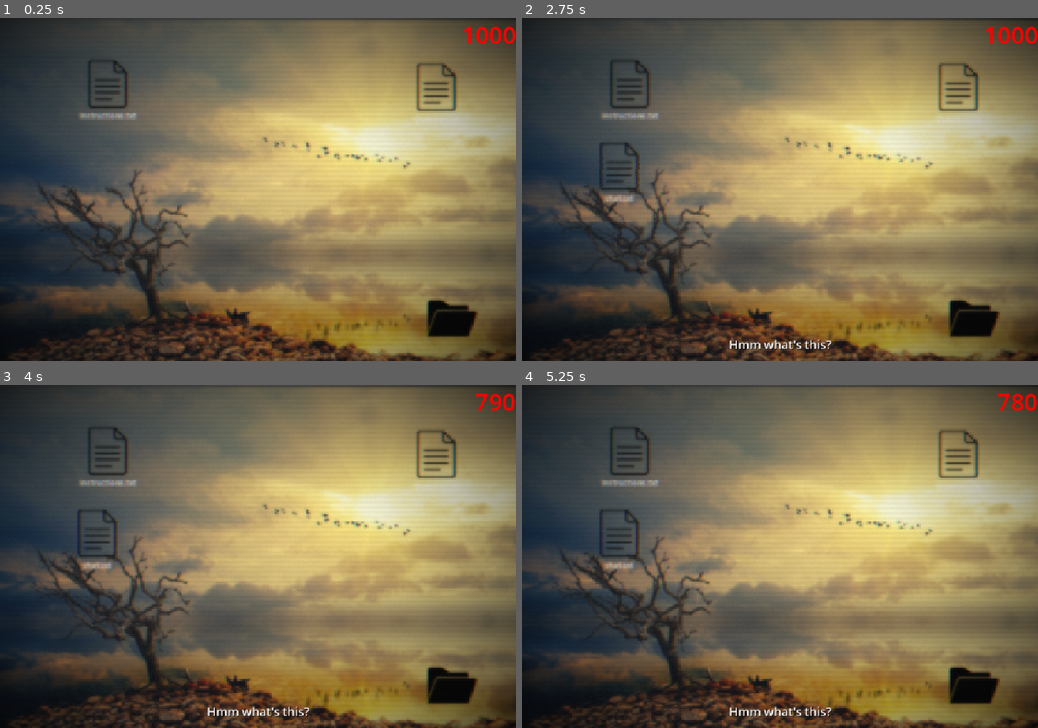
Above: before the commit, frames 1-4 (two rows, left to right).
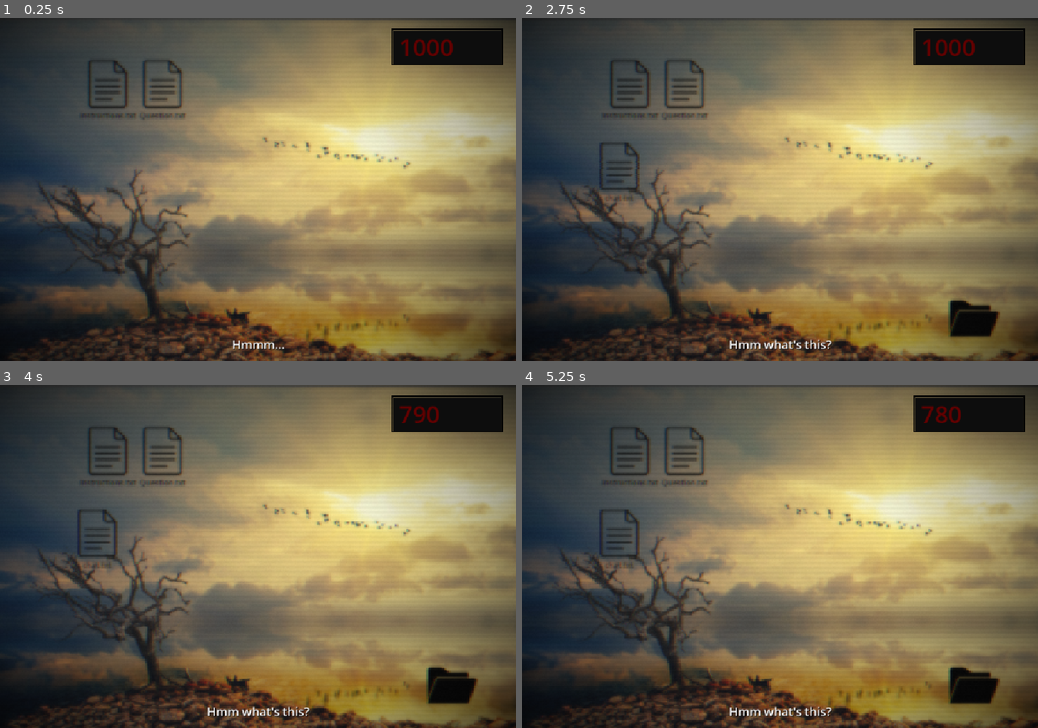
Above: after the commit, the same moments.

Repository: SengulC/pdoom
Game: Godot game, scene res://scenes/level.tscn
Same seed, same stepped clock (60 frames per second), same inputs: the game is played once before the commit and once after it.
Inputs:
- Up to frame 1 (0.25 s): no input
- Up to frame 2 (2.75 s): click "Instructions.txt" at 0.5 s; click "Question.txt" at 1.25 s; click "Instructions.txt" at 2 s
- Up to frame 3 (4 s): click "chat.txt" at 2.75 s; click "chat.txt" at 3.5 s
- Up to frame 4 (5.25 s): click "Question.txt" at 4.25 s; click "chat.txt" at 5 s

The runs differ from the first frame. In frame 1, 4.6% of the frame differs, in the area x 15-100%, y 2-97%; in frame 2, 3.7%; in frame 3, 3.7%; in frame 4, 3.7%.

Commit message:
visualstuff + folder hidden at start

Diff:
--- /dev/null
+++ b/pdoom-game/assets/resources/question_file.tres
@@ -0,0 +1,8 @@
+[gd_resource type="Resource" script_class="FileContent" format=3 uid="uid://bpb5tktt406iy"]
+
+[ext_resource type="Script" uid="uid://ddjek2drohv5m" path="res://scripts/file_content.gd" id="1_qsbdj"]
+
+[resource]
+script = ExtResource("1_qsbdj")
+content = "XAE ? SH71 ! ?"
+metadata/_custom_type_script = "uid://ddjek2drohv5m"
--- a/pdoom-game/assets/resources/test_file.tres
+++ /dev/null
@@ -1,8 +0,0 @@
-[gd_resource type="Resource" script_class="FileContent" format=3 uid="uid://bpb5tktt406iy"]
-
-[ext_resource type="Script" uid="uid://ddjek2drohv5m" path="res://scripts/file_content.gd" id="1_7dbid"]
-
-[resource]
-script = ExtResource("1_7dbid")
-content = "HIIIIIIIII"
-metadata/_custom_type_script = "uid://ddjek2drohv5m"
--- a/pdoom-game/scenes/file.tscn
+++ b/pdoom-game/scenes/file.tscn
@@ -36,5 +36,7 @@
 offset_bottom = 28.0
 grow_horizontal = 2
 grow_vertical = 0
+theme_override_colors/font_color = Color(0, 0, 0, 1)
+theme_override_colors/font_shadow_color = Color(0.7490196, 0.7490196, 0.7490196, 0.21176471)
 text = "File.txt"
 horizontal_alignment = 1
--- a/pdoom-game/scenes/file_popup.tscn
+++ b/pdoom-game/scenes/file_popup.tscn
@@ -1,9 +1,53 @@
 [gd_scene format=3 uid="uid://j322c0mbxv58"]
 
 [ext_resource type="Script" uid="uid://d0d712jm1iqtq" path="res://scripts/file_popup.gd" id="1_8ciud"]
+[ext_resource type="Texture2D" uid="uid://uvkpmo31fiv4" path="res://assets/images/window.png" id="1_4647o"]
 
-[node name="FilePopup" type="ColorRect" unique_id=1449711572 groups=["filePopup"]]
+[node name="FilePopup" type="TextureRect" unique_id=1509778168 groups=["filePopup"]]
+self_modulate = Color(0, 0, 0, 1)
 z_index = 5
+anchors_preset = 8
+anchor_left = 0.5
+anchor_top = 0.5
+anchor_right = 0.5
+anchor_bottom = 0.5
+offset_left = -270.5
+offset_top = -270.5
+offset_right = 270.5
+offset_bottom = 270.5
+grow_horizontal = 2
+grow_vertical = 2
+texture = ExtResource("1_4647o")
+script = ExtResource("1_8ciud")
+
+[node name="Button" type="Button" parent="." unique_id=1600773996]
+layout_mode = 1
+anchors_preset = 1
+anchor_left = 1.0
+anchor_right = 1.0
+offset_left = -113.5
+offset_top = 38.5
+offset_right = -55.5
+offset_bottom = 69.5
+grow_horizontal = 0
+text = "CLOSE"
+
+[node name="ColorRect" type="ColorRect" parent="." unique_id=2071032087]
+layout_mode = 1
+anchors_preset = 15
+anchor_right = 1.0
+anchor_bottom = 1.0
+offset_left = 58.499992
+offset_top = 67.50001
+offset_right = 181.6825
+offset_bottom = 38.405518
+grow_horizontal = 2
+grow_vertical = 2
+scale = Vector2(0.6399988, 0.8399988)
+color = Color(0, 0, 0, 1)
+
+[node name="Container" type="MarginContainer" parent="." unique_id=1418792197]
+layout_mode = 1
 anchors_preset = 8
 anchor_left = 0.5
 anchor_top = 0.5
@@ -13,19 +57,6 @@
 offset_top = -200.0
 offset_right = 250.0
 offset_bottom = 200.0
-grow_horizontal = 2
-grow_vertical = 2
-mouse_filter = 1
-color = Color(0, 0, 0, 1)
-script = ExtResource("1_8ciud")
-
-[node name="Container" type="MarginContainer" parent="." unique_id=1418792197]
-layout_mode = 1
-anchors_preset = 15
-anchor_right = 1.0
-anchor_bottom = 1.0
-offset_right = 100.0
-offset_bottom = 100.0
 grow_horizontal = 2
 grow_vertical = 2
 theme_override_constants/margin_left = 50
@@ -91,16 +122,6 @@
 mouse_filter = 1
 text = "Option 1"
 
-[node name="Button" type="Button" parent="." unique_id=1600773996]
-layout_mode = 1
-anchors_preset = 1
-anchor_left = 1.0
-anchor_right = 1.0
-offset_left = -8.0
-offset_bottom = 8.0
-grow_horizontal = 0
-text = "CLOSE"
-
+[connection signal="pressed" from="Button" to="." method="_on_popup_close_button_pressed"]
 [connection signal="pressed" from="Container/VBoxContainer/Buttons/Button" to="." method="_on_user_choice_button_pressed"]
 [connection signal="pressed" from="Container/VBoxContainer/Buttons/Button2" to="." method="_on_user_choice_button_pressed"]
-[connection signal="pressed" from="Button" to="." method="_on_popup_close_button_pressed"]
--- a/pdoom-game/scenes/folder_popup.tscn
+++ b/pdoom-game/scenes/folder_popup.tscn
@@ -6,7 +6,7 @@
 [sub_resource type="RectangleShape2D" id="RectangleShape2D_w2pfo"]
 size = Vector2(518, 422)
 
-[node name="FolderPopup" type="ColorRect" unique_id=1449711572 groups=["filePopup", "folderPopup"]]
+[node name="FolderPopup" type="TextureRect" unique_id=192929488 groups=["filePopup", "folderPopup"]]
 z_index = 5
 anchors_preset = 8
 anchor_left = 0.5
@@ -19,10 +19,17 @@
 offset_bottom = 200.0
 grow_horizontal = 2
 grow_vertical = 2
-mouse_filter = 1
-color = Color(1, 1, 1, 0.1882353)
 script = ExtResource("1_ewifn")
 folder = true
+
+[node name="ColorRect" type="ColorRect" parent="." unique_id=518485925]
+layout_mode = 1
+anchors_preset = 15
+anchor_right = 1.0
+anchor_bottom = 1.0
+grow_horizontal = 2
+grow_vertical = 2
+color = Color(0.23874435, 0.23874438, 0.23874435, 1)
 
 [node name="MarginContainer" type="MarginContainer" parent="." unique_id=273841753]
 layout_mode = 0
@@ -59,5 +66,3 @@
 shape = SubResource("RectangleShape2D_w2pfo")
 
 [connection signal="pressed" from="Button" to="." method="_on_popup_close_button_pressed"]
-[connection signal="mouse_entered" from="FolderPopupArea2D" to="." method="_on_folder_popup_area_mouse_entered"]
-[connection signal="mouse_exited" from="FolderPopupArea2D" to="." method="_on_folder_popup_area_mouse_exited"]
--- a/pdoom-game/scenes/level.tscn
+++ b/pdoom-game/scenes/level.tscn
@@ -6,8 +6,8 @@
 [ext_resource type="Texture2D" uid="uid://55pahtw0s5c8" path="res://assets/images/open-folder.png" id="2_w8frs"]
 [ext_resource type="Script" uid="uid://ck4d565uyrfwx" path="res://scripts/folder.gd" id="3_mx8sn"]
 [ext_resource type="Resource" uid="uid://wit0jdty1iix" path="res://assets/resources/chat_file.tres" id="4_b121j"]
-[ext_resource type="Resource" uid="uid://bpb5tktt406iy" path="res://assets/resources/test_file.tres" id="5_2r41h"]
-[ext_resource type="Resource" uid="uid://b08gbblenyybb" path="res://assets/resources/test_file2.tres" id="7_klq6b"]
+[ext_resource type="Resource" uid="uid://bpb5tktt406iy" path="res://assets/resources/question_file.tres" id="5_2r41h"]
+[ext_resource type="Resource" uid="uid://b08gbblenyybb" path="res://assets/resources/instructions_file.tres" id="7_klq6b"]
 
 [sub_resource type="RectangleShape2D" id="RectangleShape2D_w2pfo"]
 size = Vector2(526, 505.00006)
@@ -64,6 +64,7 @@
 fileRef = "chat.txt"
 
 [node name="Folder" type="TextureRect" parent="DesktopUIControl/FileContainer" unique_id=1177806281]
+visible = false
 layout_mode = 0
 offset_left = 689.0
 offset_top = 577.99994
@@ -82,7 +83,7 @@
 scale = Vector2(0.99999994, 0.99999994)
 shape = SubResource("RectangleShape2D_w2pfo")
 
-[node name="File" parent="." unique_id=963720069 instance=ExtResource("2_w7c3h")]
+[node name="INST" parent="." unique_id=963720069 instance=ExtResource("2_w7c3h")]
 offset_left = 174.0
 offset_top = 87.0
 offset_right = 274.0
@@ -90,11 +91,11 @@
 fileContent = ExtResource("7_klq6b")
 fileRef = "Instructions.txt"
 
-[node name="File2" parent="." unique_id=97602639 instance=ExtResource("2_w7c3h")]
-offset_left = 862.0
-offset_top = 94.0
-offset_right = 962.0
-offset_bottom = 194.0
+[node name="Q" parent="." unique_id=97602639 instance=ExtResource("2_w7c3h")]
+offset_left = 289.0
+offset_top = 87.0
+offset_right = 389.0
+offset_bottom = 187.0
 fileContent = ExtResource("5_2r41h")
 fileRef = "Question.txt"
 
--- a/pdoom-game/scenes/overlay.tscn
+++ b/pdoom-game/scenes/overlay.tscn
@@ -2,6 +2,7 @@
 
 [ext_resource type="Shader" uid="uid://biqbr2uywh8sf" path="res://scripts/overlay2.gdshader" id="2_r2eog"]
 [ext_resource type="Script" uid="uid://dpf4rc8dmpgg3" path="res://scripts/overlay.gd" id="2_sfd0e"]
+[ext_resource type="Texture2D" uid="uid://uvkpmo31fiv4" path="res://assets/images/window.png" id="3_sfd0e"]
 
 [sub_resource type="ShaderMaterial" id="ShaderMaterial_14nai"]
 shader = ExtResource("2_r2eog")
@@ -41,20 +42,7 @@
 mouse_filter = 2
 script = ExtResource("2_sfd0e")
 
-[node name="BudgetLabel" type="Label" parent="." unique_id=253944834 groups=["budgetLabel"]]
-layout_mode = 1
-anchors_preset = 1
-anchor_left = 1.0
-anchor_right = 1.0
-offset_left = -40.0
-offset_bottom = 23.0
-grow_horizontal = 0
-theme_override_colors/font_color = Color(1, 0, 0, 1)
-theme_override_font_sizes/font_size = 50
-text = "BUDGET"
-
 [node name="InnerLabel" type="Label" parent="." unique_id=494897676 groups=["budgetLabel"]]
-visible = false
 layout_mode = 1
 anchors_preset = 7
 anchor_left = 0.5
@@ -71,3 +59,47 @@
 text = "Hmmm..."
 horizontal_alignment = 1
 vertical_alignment = 1
+
+[node name="TextureRect" type="TextureRect" parent="." unique_id=276731520]
+self_modulate = Color(0, 0, 0, 1)
+layout_mode = 1
+anchors_preset = 1
+anchor_left = 1.0
+anchor_right = 1.0
+offset_left = -287.0
+offset_top = 15.0
+offset_right = 510.2223
+offset_bottom = 556.0
+grow_horizontal = 0
+scale = Vector2(0.36, 0.165)
+texture = ExtResource("3_sfd0e")
+
+[node name="ColorRect" type="ColorRect" parent="TextureRect" unique_id=306365322]
+layout_mode = 1
+anchors_preset = 15
+anchor_right = 1.0
+anchor_bottom = 1.0
+offset_left = 83.333496
+offset_top = 78.78787
+offset_right = -86.111206
+offset_bottom = -50.09091
+grow_horizontal = 2
+grow_vertical = 2
+color = Color(0.05342087, 0.053420886, 0.05342088, 1)
+
+[node name="BudgetLabel" type="Label" parent="." unique_id=253944834 groups=["budgetLabel"]]
+layout_mode = 1
+anchors_preset = 8
+anchor_left = 0.5
+anchor_top = 0.5
+anchor_right = 0.5
+anchor_bottom = 0.5
+offset_left = 295.0
+offset_top = -334.0
+offset_right = 494.0
+offset_bottom = -265.0
+grow_horizontal = 2
+grow_vertical = 2
+theme_override_colors/font_color = Color(0.38464698, 5.8358535e-07, 1.6845763e-07, 1)
+theme_override_font_sizes/font_size = 50
+text = "BUDGET"
--- a/pdoom-game/scripts/file_popup.gd
+++ b/pdoom-game/scripts/file_popup.gd
@@ -1,5 +1,5 @@
 class_name FilePopup
-extends ColorRect
+extends TextureRect
 @export var folder := false
 @export var fileRef : String
 
--- a/pdoom-game/scripts/level_mgr.gd
+++ b/pdoom-game/scripts/level_mgr.gd
@@ -6,6 +6,7 @@
 
 var chatFile: File
 var chatContent: FileContent
+@onready var folder: Folder = $DesktopUIControl/FileContainer/Folder
 
 func _ready() -> void:
 	chatFile = get_tree().get_first_node_in_group("chatFile")
@@ -14,4 +15,5 @@
 	# wait for user/player to read instructions etc files then activate chatFile
 	await get_tree().create_timer(START_DELAY).timeout
 	chatFile.visible = true
+	folder.visible = true
 	Globalz.begin_phase()
Binary file added: pdoom-game/assets/images/window.png
Not shown, added: pdoom-game/assets/images/window.png.import
Renamed: pdoom-game/assets/resources/test_file2.tres -> pdoom-game/assets/resources/instructions_file.tres
